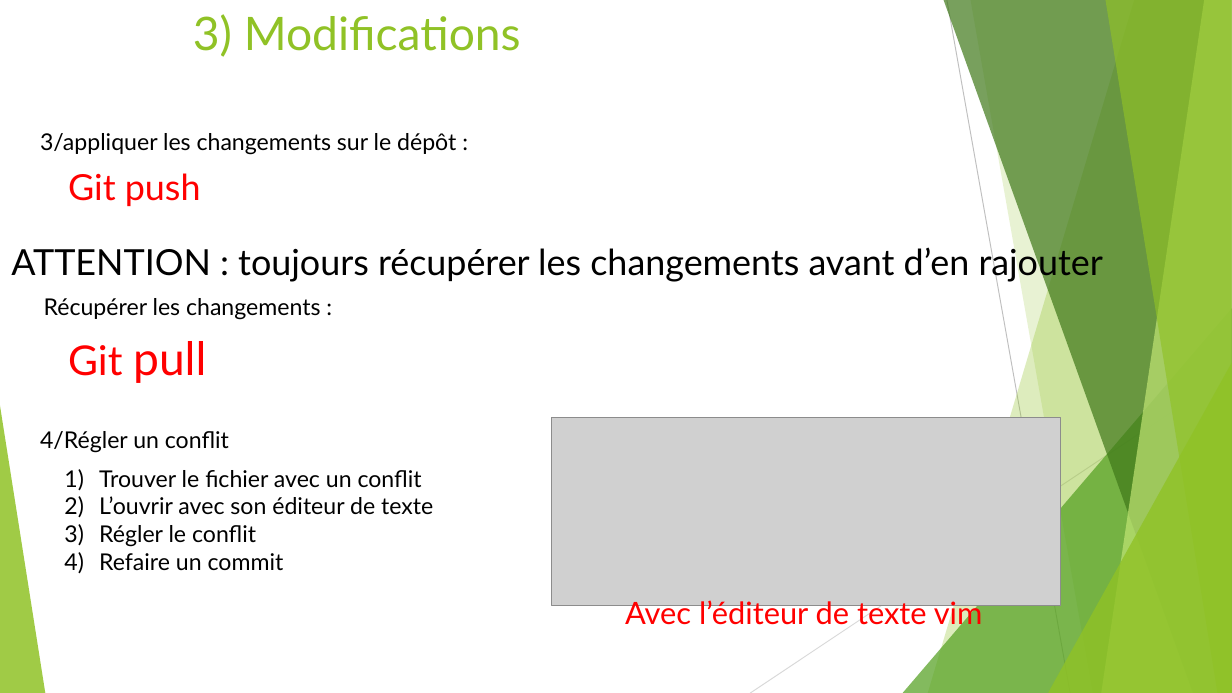
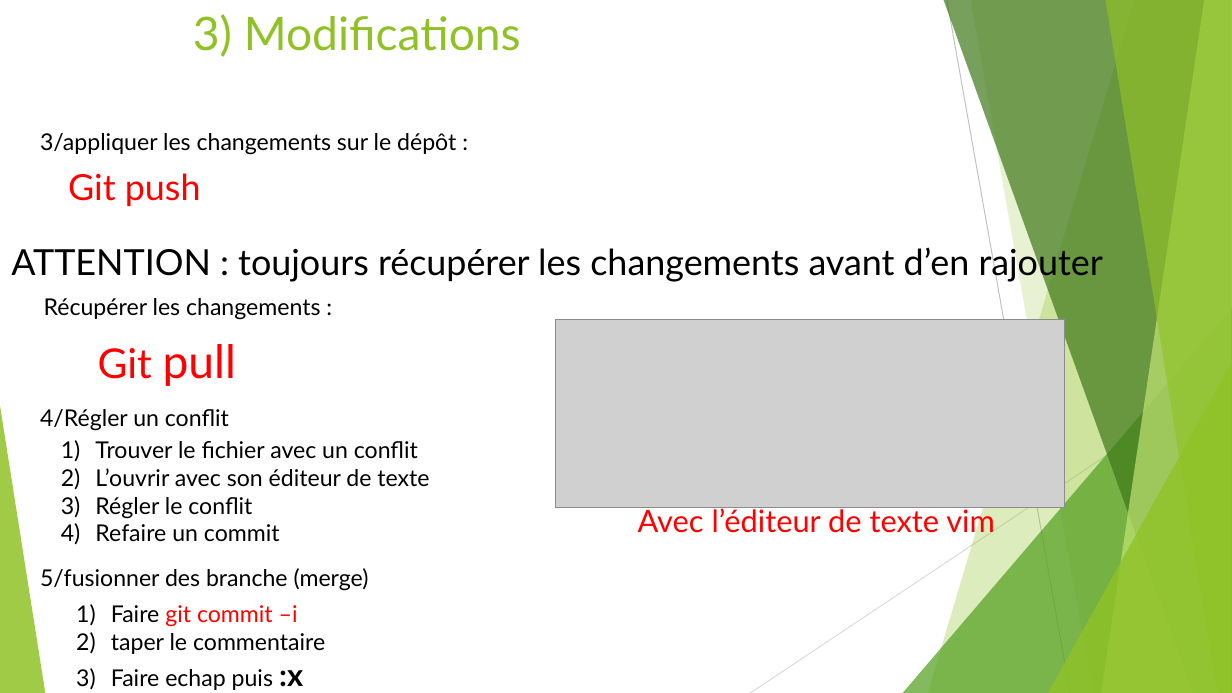
Before and after one commit to panda1936/PJT, a slide deck: slide 9 of Guide rapide de Git.pptx. Drawn at 1232x693 pixels with LibreOffice and Linux fonts; fonts in the diff are those of the drawing; grey boxes stand for pictures. Boxes give left, top, right and bottom in pixels: in the first picture for what was removed or moved away, otherwise in the second. Text is boxed around its words. In the diff, an @@ line names an element or a change of style, - is before the commit and + after.

```diff
--- a/Guide rapide de Git.pptx
+++ b/Guide rapide de Git.pptx
@@ text "Git pull": place and size @@
-text "Git pull" at bbox=[68, 341, 206, 383]
+text "Git pull" at bbox=[98, 344, 236, 386]
@@ picture: place and size @@
-picture at bbox=[552, 418, 1061, 606]
+picture at bbox=[556, 319, 1066, 507]
@@ text "4/Régler un conflit": place and size @@
-text "4/Régler un conflit" at bbox=[40, 431, 229, 453]
+text "4/Régler un conflit" at bbox=[40, 409, 229, 431]
@@ text "Trouver le fichier avec un ...": place and size @@
-text "Trouver le fichier avec un ..." at bbox=[99, 470, 433, 570]
+text "Trouver le fichier avec un ..." at bbox=[95, 441, 429, 542]
@@ text "Avec l’éditeur de texte vim": place and size @@
-text "Avec l’éditeur de texte vim" at bbox=[625, 597, 983, 630]
+text "Avec l’éditeur de texte vim" at bbox=[638, 506, 995, 539]
@@ text added at bbox=[40, 568, 369, 591], 18 pt, text #000000 @@
+5/fusionner des branche (merge)
@@ text added at bbox=[111, 605, 325, 690], 18 pt, text #000000 @@
+1) Faire git commit –i
+2) taper le commentaire
+3) Faire echap puis :x
```
Also in this commit, not shown: 2 other slides changed, 1 other file.
